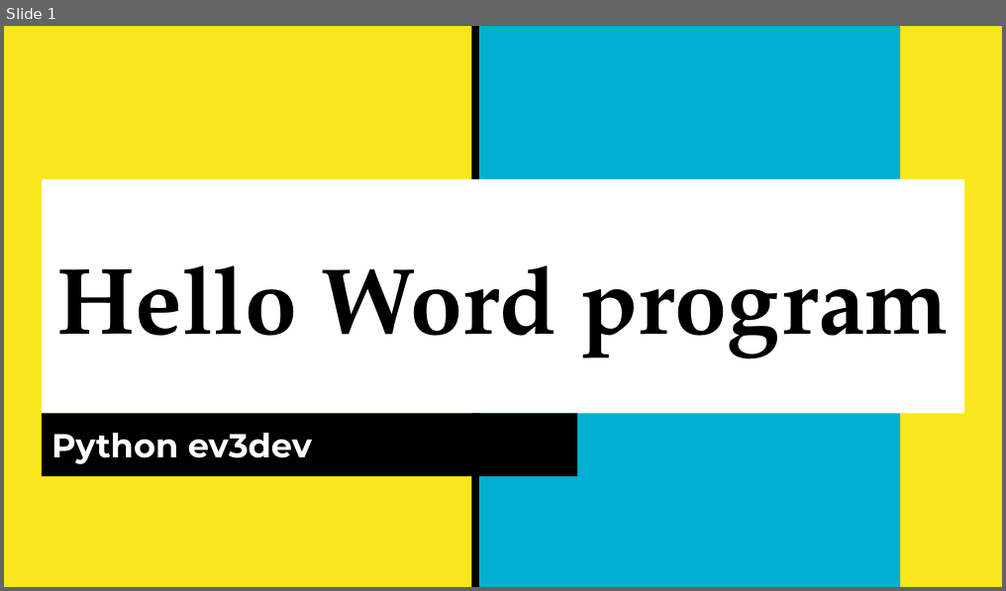
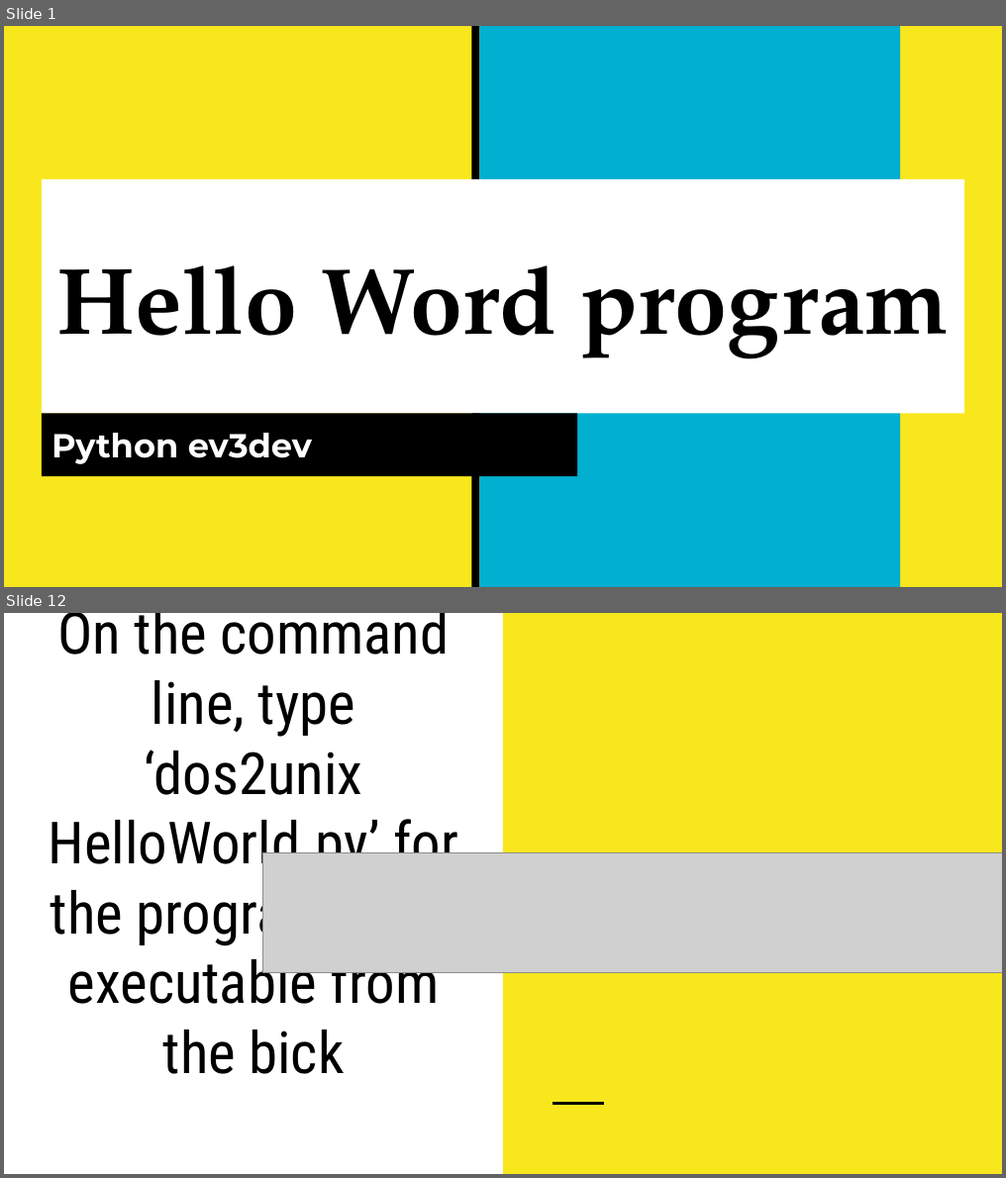
Before and after one commit to stmu-camp/ev3dev, a slide deck: PythonCodeAndDocs/Lessons/Lesson 2_ Hello World!.pptx. Shown one above the other, each under a label of ours: slide 1 before the commit, slides 1 and 12 after it; the slides between them are not shown. The pictures are 1006x591 and 1006x1178 pixels, drawn with LibreOffice and Linux fonts; fonts in the diff are those of the drawing; grey boxes stand for pictures. Boxes give left, top, right and bottom in pixels: in the first picture for what was removed or moved away, otherwise in the second. Text is boxed around its words. In the diff, an @@ line names an element or a change of style, - is before the commit and + after.

```diff
--- a/PythonCodeAndDocs/Lessons/Lesson 2_ Hello World!.pptx
+++ b/PythonCodeAndDocs/Lessons/Lesson 2_ Hello World!.pptx
@@ slide 12 added at (4,613,1002,1174), background #FFFFFF @@
@@ title added at (49,613,458,1074), 42 pt, text #000000 @@
+On the command line, type ‘dos2unix HelloWorld.py’ for the program to be executable from the bick
@@ rectangle added at (503,613,1002,1173), fill #F8E71C @@
@@ picture added at (263,854,1002,973) @@
@@ line added from (552, 1104) to (604, 1104), #000000 1.5 pt @@
```
Also in this commit, not shown: 11 other slides added, 1 slide removed, 4 other files.
